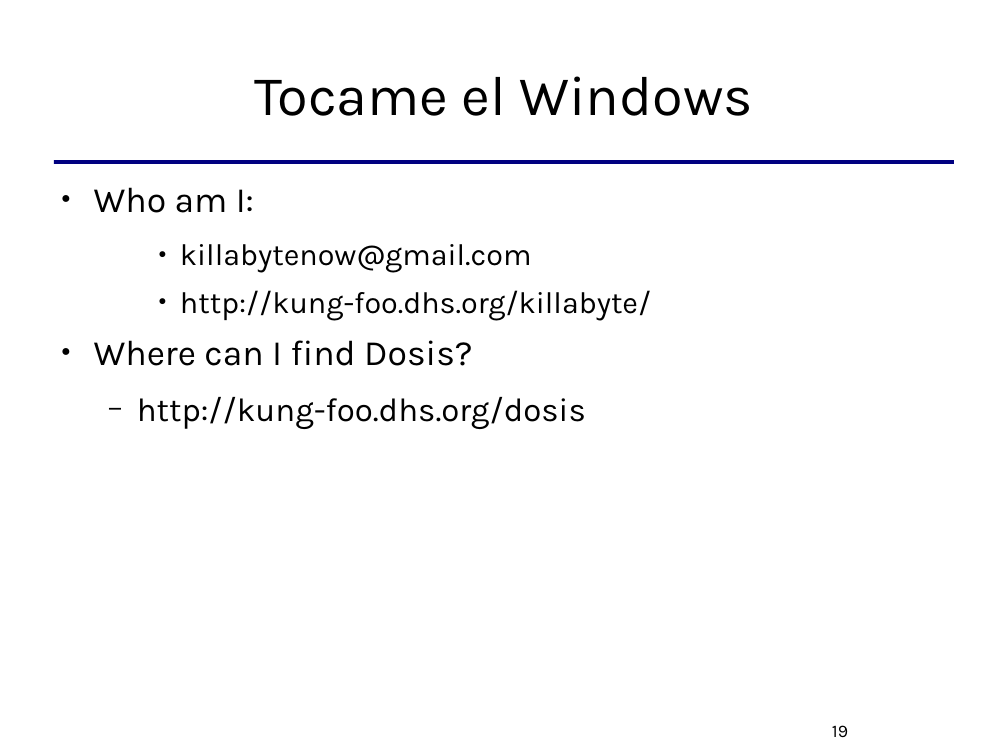
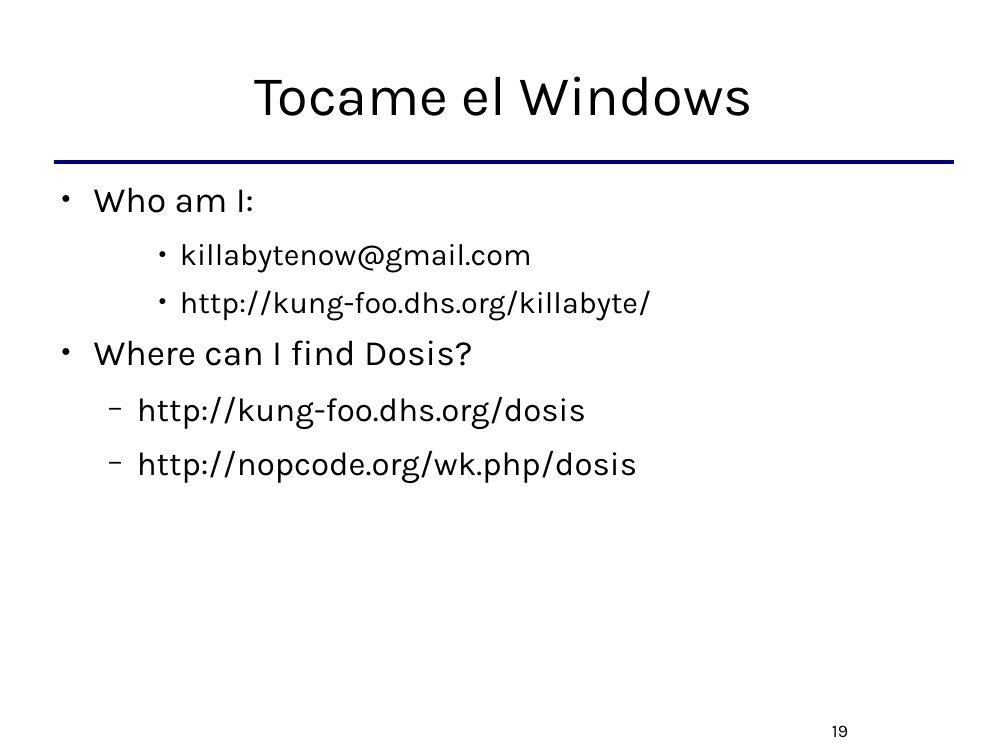
Before and after one commit to killabytenow/dosis, a slide deck: slide 19 of doc/Dosis-SCG-2009.odp. Drawn at 1008x756 pixels with LibreOffice and Linux fonts; fonts in the diff are those of the drawing. Boxes give left, top, right and bottom in pixels: in the first picture for what was removed or moved away, otherwise in the second. Text is boxed around its words. In the diff, an @@ line names an element or a change of style, - is before the commit and + after.

Commit message:
new: updated

```diff
--- a/doc/Dosis-SCG-2009.odp
+++ b/doc/Dosis-SCG-2009.odp
@@ text at bbox=[137, 451, 637, 483]: paragraph added @@
+  − http://nopcode.org/wk.php/dosis
```
